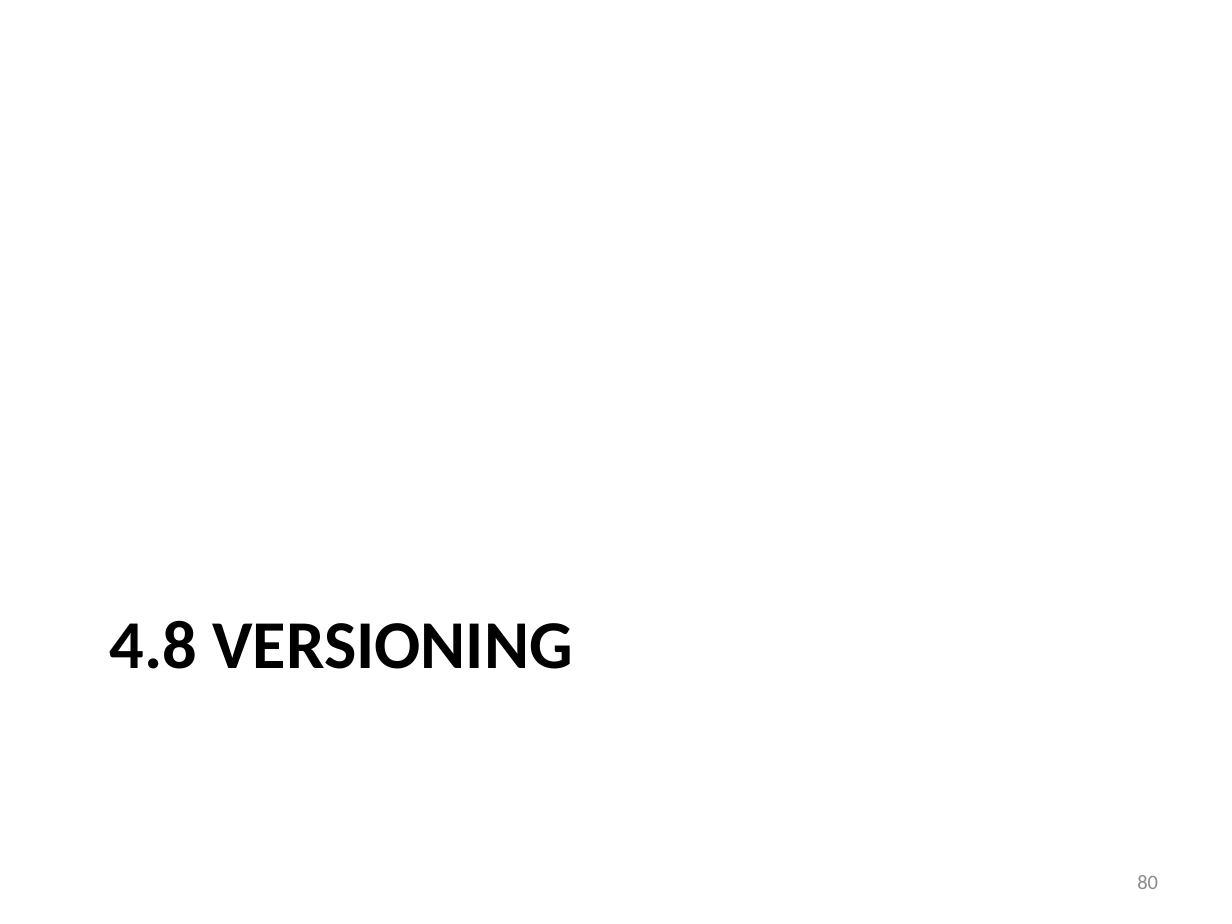
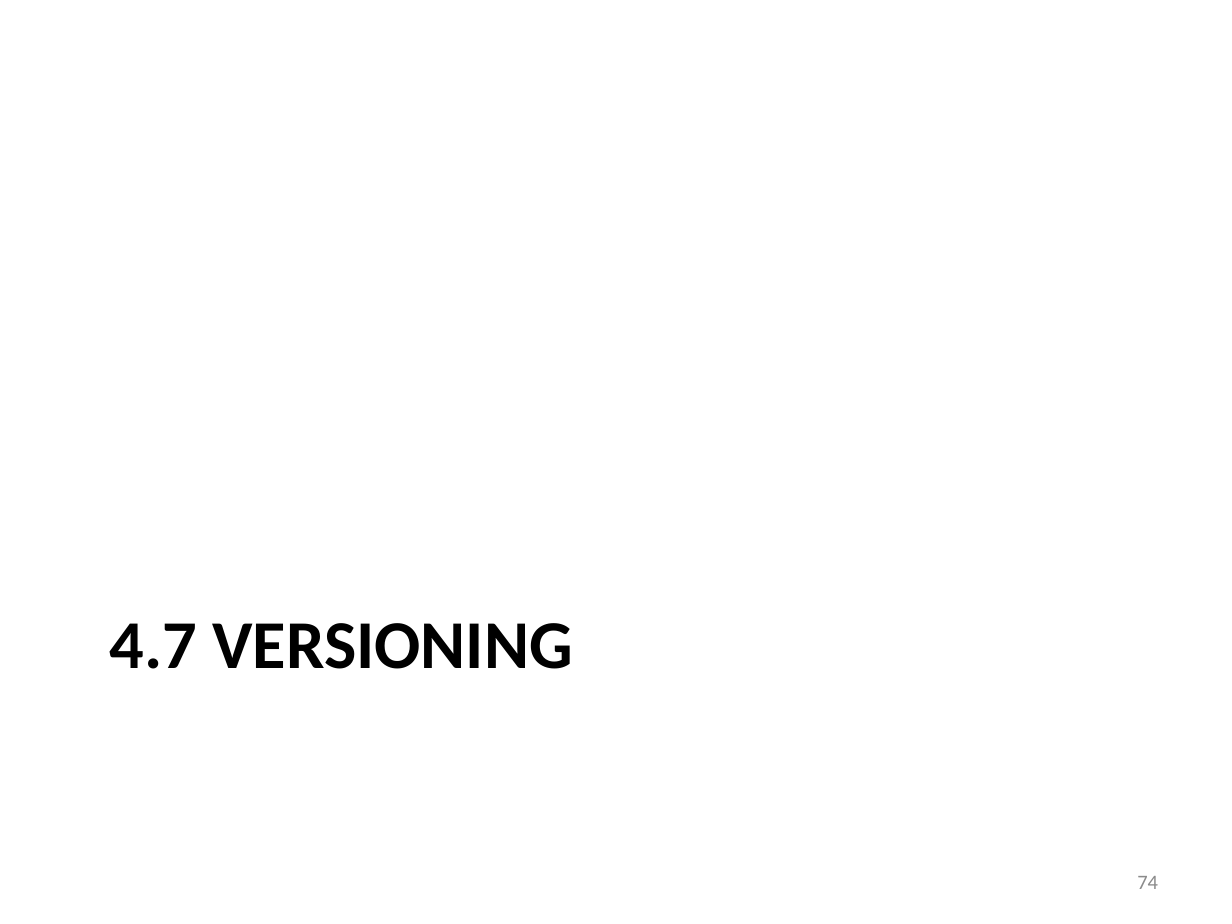
Before and after one commit to iancooper/Presentations, a slide deck: slide 74 of Practical Messaging - Day 2 New.pptx (slide 80 before the commit). Drawn at 1232x924 pixels with LibreOffice and Linux fonts; fonts in the diff are those of the drawing. Boxes give left, top, right and bottom in pixels: in the first picture for what was removed or moved away, otherwise in the second. Text is boxed around its words. In the diff, an @@ line names an element or a change of style, - is before the commit and + after.

```diff
--- a/Practical Messaging - Day 2 New.pptx
+++ b/Practical Messaging - Day 2 New.pptx
@@ title at (110, 623, 573, 669): text changed @@
-4.8 VERSIONING
+4.7 VERSIONING
@@ page number at (1137, 876, 1158, 889): text changed @@
-80
+74
```
Also in this commit, not shown: 4 other slides changed, 6 slides removed.
